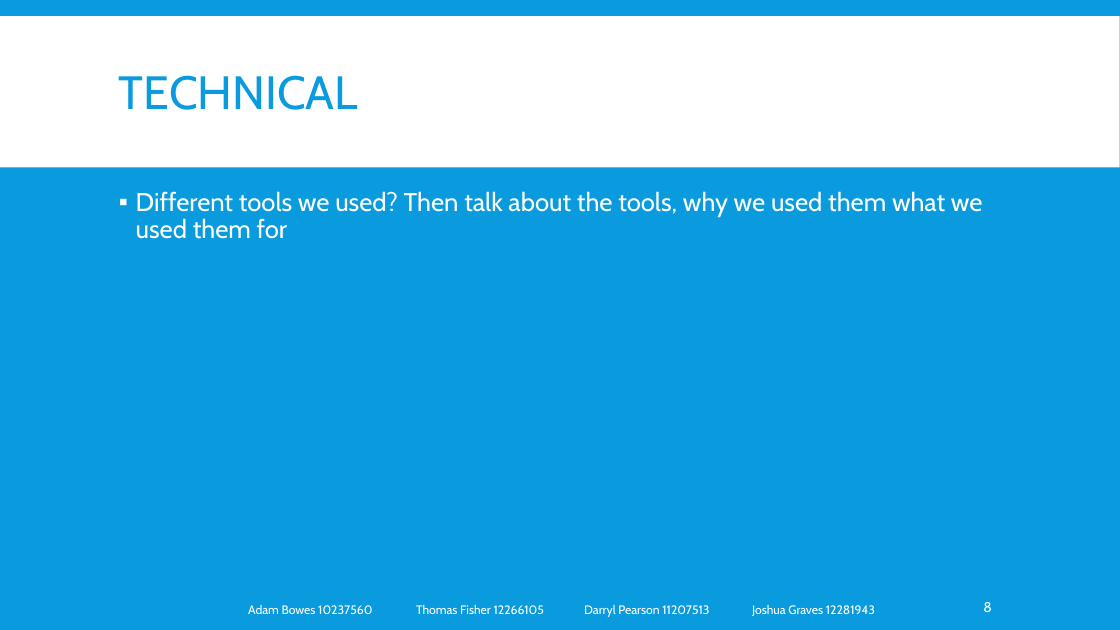
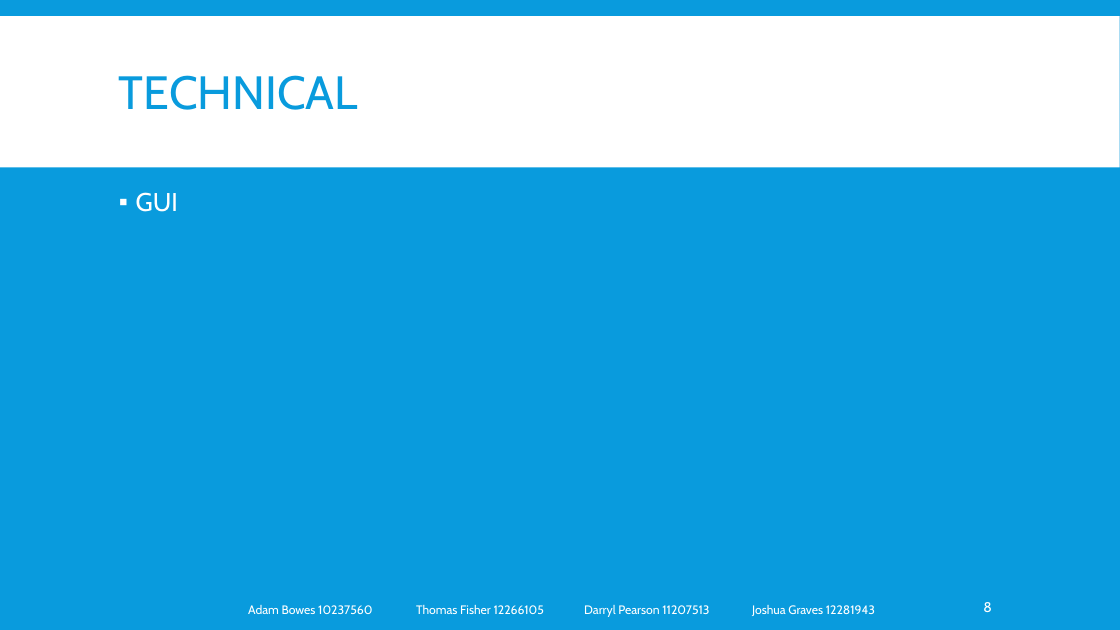
Before and after one commit to lazerduck/GroupProject_Lincoln_2014, a slide deck: slide 8 of Document/Presentation.pptx. Drawn at 1120x630 pixels with LibreOffice and Linux fonts; fonts in the diff are those of the drawing. Boxes give left, top, right and bottom in pixels: in the first picture for what was removed or moved away, otherwise in the second. Text is boxed around its words. In the diff, an @@ line names an element or a change of style, - is before the commit and + after.

Commit message:
changes to presentation

```diff
--- a/Document/Presentation.pptx
+++ b/Document/Presentation.pptx
@@ text at [136, 192, 178, 212]: text changed @@
-▪ Different tools we used? Then talk about the tools, why we used them what we used them for
+▪ GUI
```
Also in this commit, not shown: 5 other slides changed, 1 other file.
